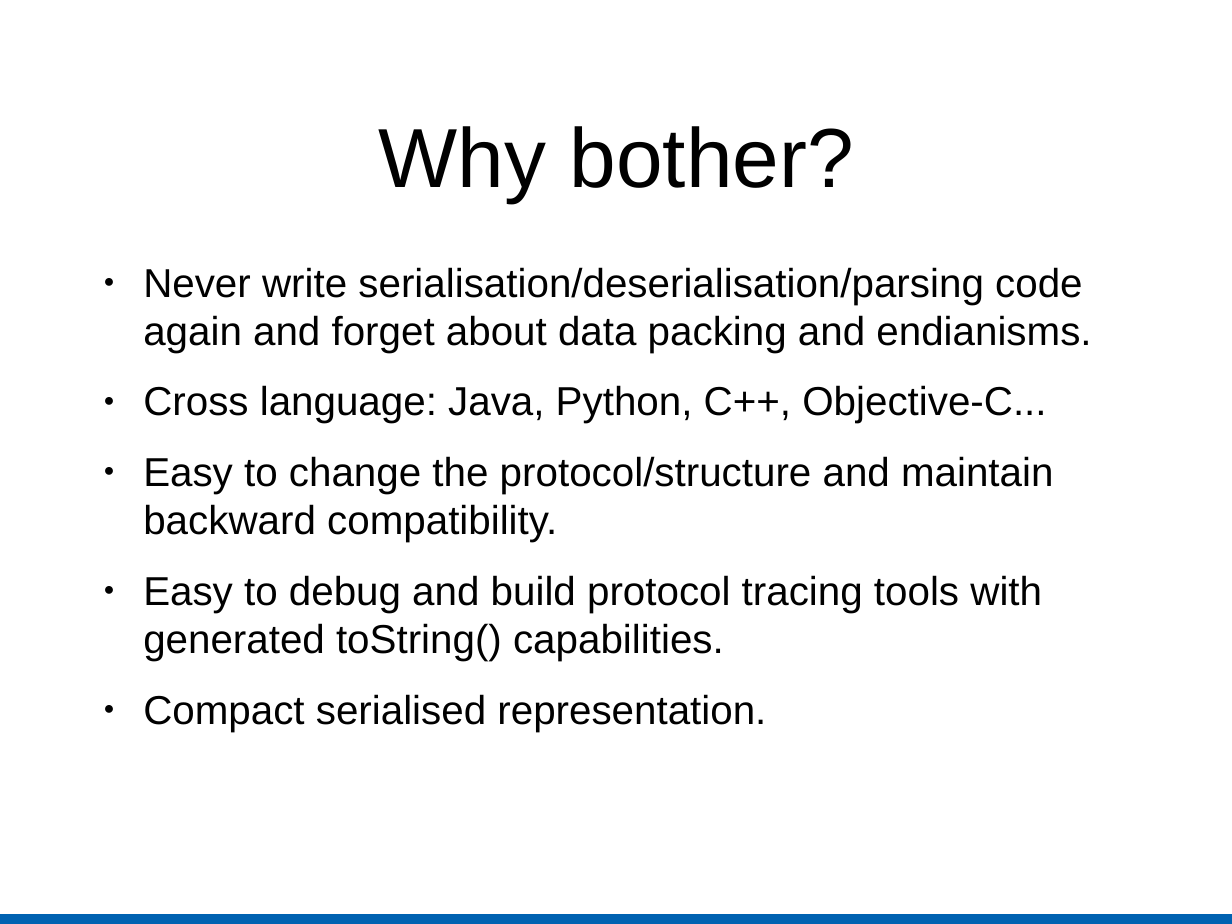
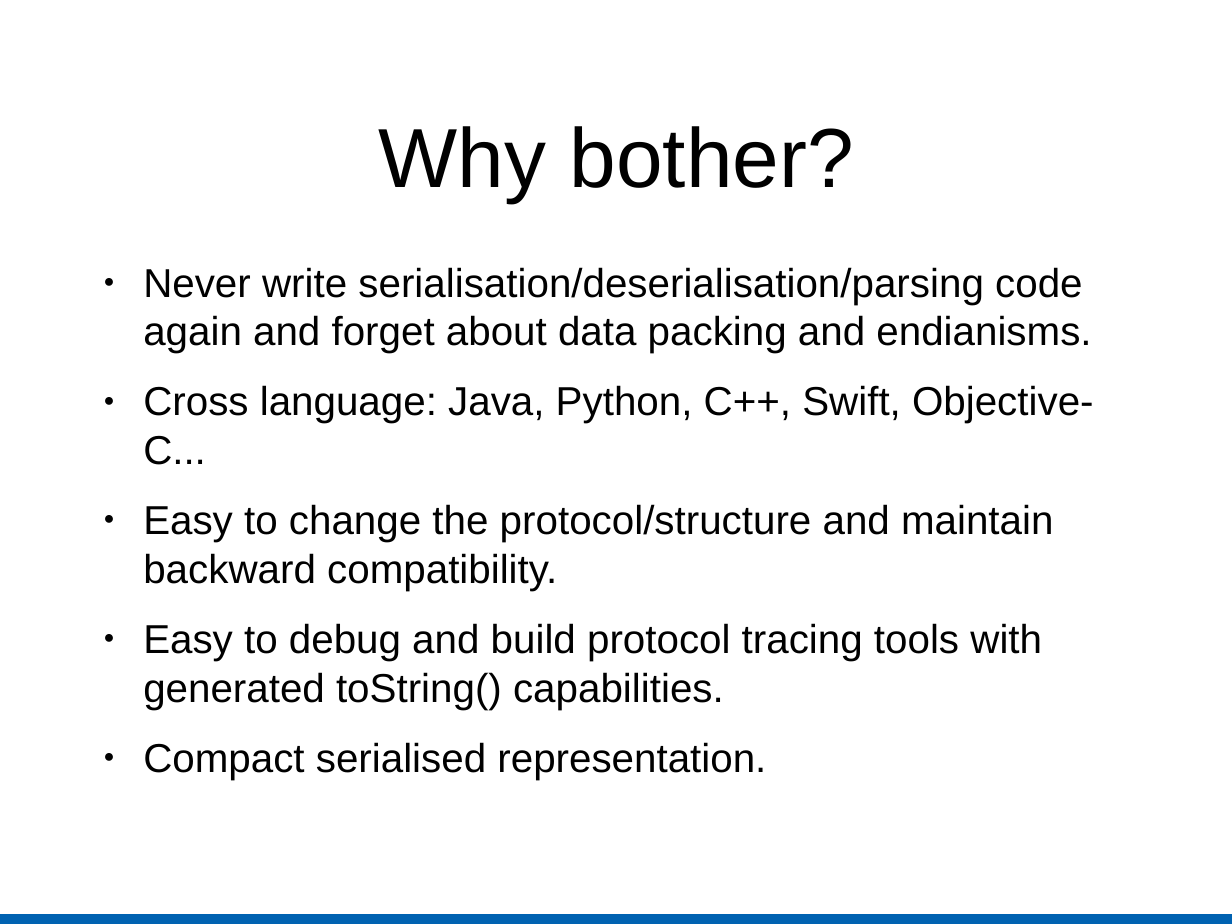
Before and after one commit to warwickhunter/play, a slide deck: slide 3 of protobuf_preso/google_protocol_buffers.odp. Drawn at 1232x924 pixels with LibreOffice and Linux fonts; fonts in the diff are those of the drawing. Boxes give left, top, right and bottom in pixels: in the first picture for what was removed or moved away, otherwise in the second. Text is boxed around its words. In the diff, an @@ line names an element or a change of style, - is before the commit and + after.

```diff
--- a/protobuf_preso/google_protocol_buffers.odp
+++ b/protobuf_preso/google_protocol_buffers.odp
@@ text at bbox=[143, 385, 1094, 465]: text changed @@
-● Cross language: Java, Python, C++, Objective-C...
+● Cross language: Java, Python, C++, Swift, Objective-C...
```
Also in this commit, not shown: 1 other slide changed, 1 other file.
